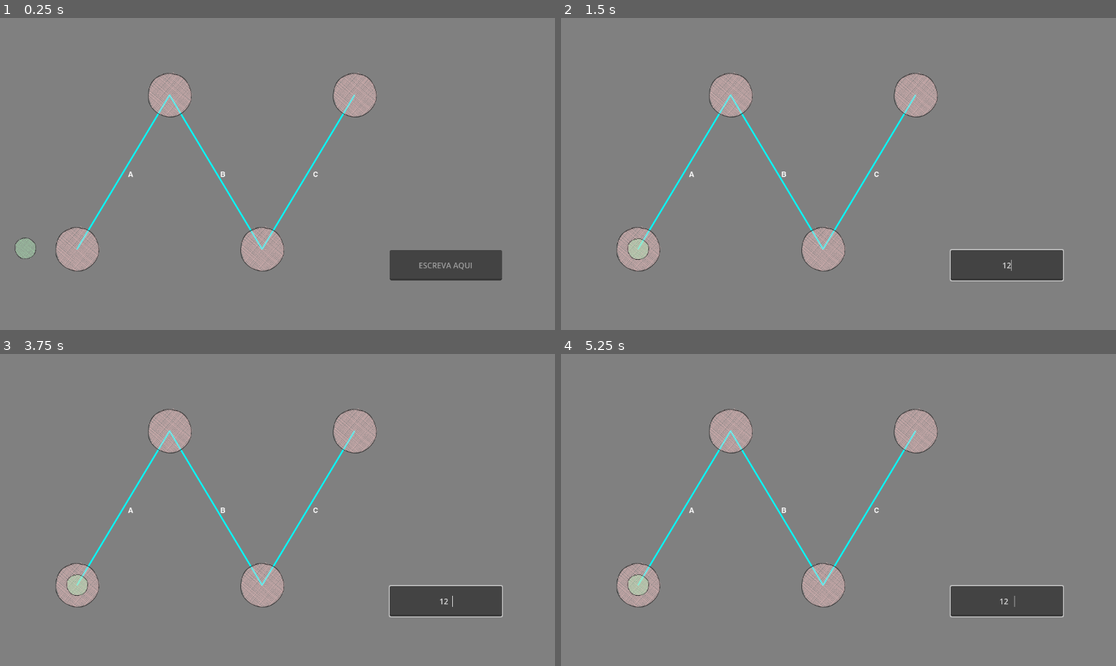
Above: before the commit, frames 1-4 (two rows, left to right).
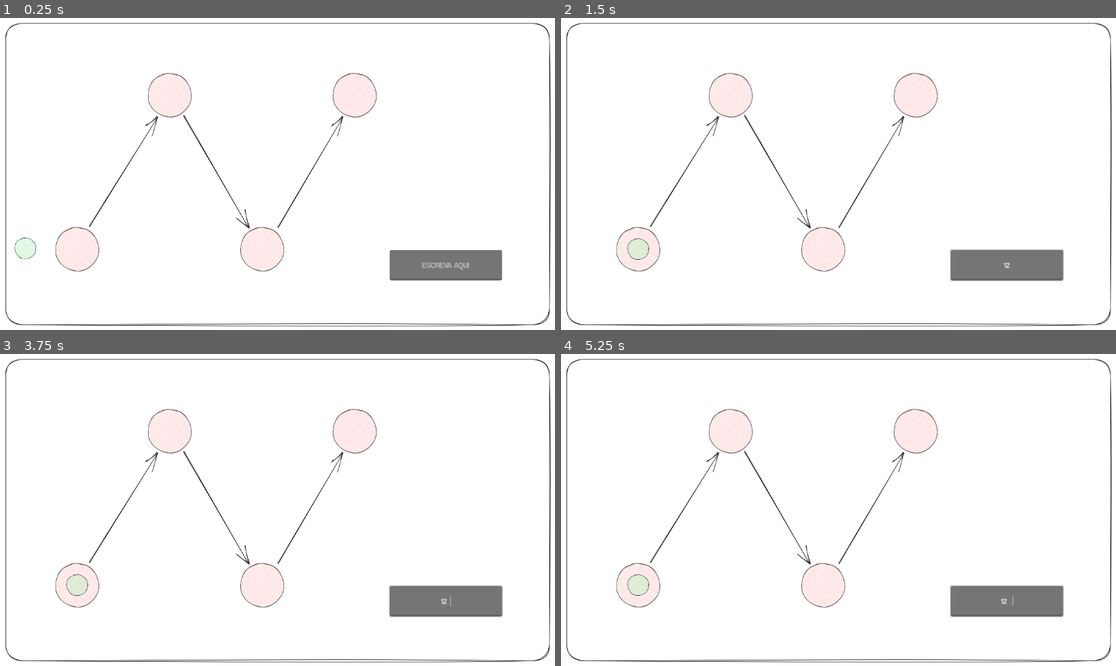
Above: after the commit, the same moments.

Repository: gabriel-fonseca-repo/kyles-file-kingdom
Game: Godot game, scene res://scenes/cena_principal.tscn
Same seed, same stepped clock (60 frames per second), same inputs: the game is played once before the commit and once after it.
Inputs (mouse positions are in pixels of both pictures, inside the frame that each line leads up to):
- Up to frame 1 (0.25 s): no input
- Up to frame 2 (1.5 s): click (1005, 264) at 0.52 s; type "12" at 0.6 s; tap Enter at 1.25 s
- Up to frame 3 (3.75 s): tap Space at 2, 3.5 s; tap Enter at 2.75 s
- Up to frame 4 (5.25 s): tap Enter at 4.25 s; tap Space at 5 s

The runs differ from the first frame. In frame 1, 99% of the frame differs, in the area x 0-100%, y 0-100%; in frame 2, 99%; in frame 3, 99%; in frame 4, 99%.

Commit message:
Adicionado background e alguns assets

Diff:
--- a/scenes/Graph.gd
+++ b/scenes/Graph.gd
@@ -11,10 +11,6 @@
 	var entre_V1_e_V2 = add_space(encontrar_ponto_central(V1.get_global_position(), V2.get_global_position()))
 	var entre_V2_e_V3 = add_space(encontrar_ponto_central(V2.get_global_position(), V3.get_global_position()))
 	var entre_V3_e_V4 = add_space(encontrar_ponto_central(V3.get_global_position(), V4.get_global_position()))
-
-	draw_line(V1.get_global_position(), V2.get_global_position(), Color.AQUA, 2.0, true)
-	draw_line(V2.get_global_position(), V3.get_global_position(), Color.AQUA, 2.0, true)
-	draw_line(V3.get_global_position(), V4.get_global_position(), Color.AQUA, 2.0, true)
 
 	draw_string(fonte, entre_V1_e_V2, "A")
 	draw_string(fonte, entre_V2_e_V3, "B")
--- a/scenes/cena_principal.tscn
+++ b/scenes/cena_principal.tscn
@@ -1,9 +1,12 @@
-[gd_scene load_steps=7 format=3 uid="uid://6tkp12gnbs81"]
+[gd_scene load_steps=10 format=3 uid="uid://6tkp12gnbs81"]
 
 [ext_resource type="Script" path="res://scenes/raiz.gd" id="1_00iia"]
 [ext_resource type="Script" path="res://scenes/Graph.gd" id="1_d7iph"]
 [ext_resource type="Texture2D" uid="uid://b6nohn8mycbe6" path="res://imagens/kyle.png" id="2_b2gf0"]
 [ext_resource type="Texture2D" uid="uid://mft2eh18n34d" path="res://imagens/state.png" id="3_vsnxs"]
+[ext_resource type="FontFile" uid="uid://b7od2p3bfie7b" path="res://fonts/coolvetica.otf" id="5_eybg6"]
+[ext_resource type="Texture2D" uid="uid://btswn8ceyxvqi" path="res://imagens/bg.png" id="5_onyb8"]
+[ext_resource type="Texture2D" uid="uid://d0r0t54p5bk8k" path="res://imagens/arrow.png" id="7_c1jk3"]
 
 [sub_resource type="RectangleShape2D" id="RectangleShape2D_rpgu5"]
 size = Vector2(12.8, 12.8)
@@ -14,11 +17,10 @@
 [node name="Raiz" type="Node2D"]
 script = ExtResource("1_00iia")
 
-[node name="Background" type="ColorRect" parent="."]
-offset_right = 1152.0
-offset_bottom = 648.0
-color = Color(0.501961, 0.501961, 0.501961, 1)
-metadata/_edit_lock_ = true
+[node name="Bg" type="Sprite2D" parent="."]
+position = Vector2(576, 324)
+scale = Vector2(0.600313, 0.548688)
+texture = ExtResource("5_onyb8")
 
 [node name="Graph" type="Node2D" parent="."]
 script = ExtResource("1_d7iph")
@@ -84,12 +86,30 @@
 offset_top = 482.0
 offset_right = 1042.0
 offset_bottom = 545.0
+theme_override_fonts/font = ExtResource("5_eybg6")
 placeholder_text = "ESCREVA AQUI"
 alignment = 1
+caret_blink = true
 
-[node name="kyle" type="Sprite2D" parent="."]
+[node name="Kyle" type="Sprite2D" parent="."]
 position = Vector2(-55, 477)
 scale = Vector2(0.481819, 0.481819)
 texture = ExtResource("2_b2gf0")
 
+[node name="V1PV2" type="Sprite2D" parent="."]
+position = Vector2(256, 320)
+scale = Vector2(0.300188, 0.473198)
+texture = ExtResource("7_c1jk3")
+
+[node name="V2PV3" type="Sprite2D" parent="."]
+position = Vector2(448.642, 318.77)
+rotation = 1.69646
+scale = Vector2(0.45538, 0.340058)
+texture = ExtResource("7_c1jk3")
+
+[node name="V3PV4" type="Sprite2D" parent="."]
+position = Vector2(644, 321)
+scale = Vector2(0.285178, 0.476895)
+texture = ExtResource("7_c1jk3")
+
 [connection signal="text_changed" from="LineEdit" to="." method="_on_line_edit_text_changed"]
--- a/scenes/raiz.gd
+++ b/scenes/raiz.gd
@@ -4,15 +4,15 @@
 
 func _ready():
 	tween = create_tween()
-	tween.tween_property($kyle, "position", $Graph/V1.global_position, 0.5)
+	tween.tween_property($Kyle, "position", $Graph/V1.global_position, 0.5)
 
 func _on_line_edit_text_changed(new_text):
 	tween = create_tween()
 	if (new_text == ""):
-		tween.tween_property($kyle, "position", $Graph/V1.global_position, 0.7)
+		tween.tween_property($Kyle, "position", $Graph/V1.global_position, 0.7)
 	if (new_text == "a"):
-		tween.tween_property($kyle, "position", $Graph/V2.global_position, 0.7)
+		tween.tween_property($Kyle, "position", $Graph/V2.global_position, 0.7)
 	if (new_text == "ab"):
-		tween.tween_property($kyle, "position", $Graph/V3.global_position, 0.7)
+		tween.tween_property($Kyle, "position", $Graph/V3.global_position, 0.7)
 	if (new_text == "abc"):
-		tween.tween_property($kyle, "position", $Graph/V4.global_position, 0.7)
+		tween.tween_property($Kyle, "position", $Graph/V4.global_position, 0.7)
Binary file added: imagens/arrow.png
Not shown, added: imagens/arrow.png.import
Binary file added: imagens/bg.png
Not shown, added: imagens/bg.png.import
